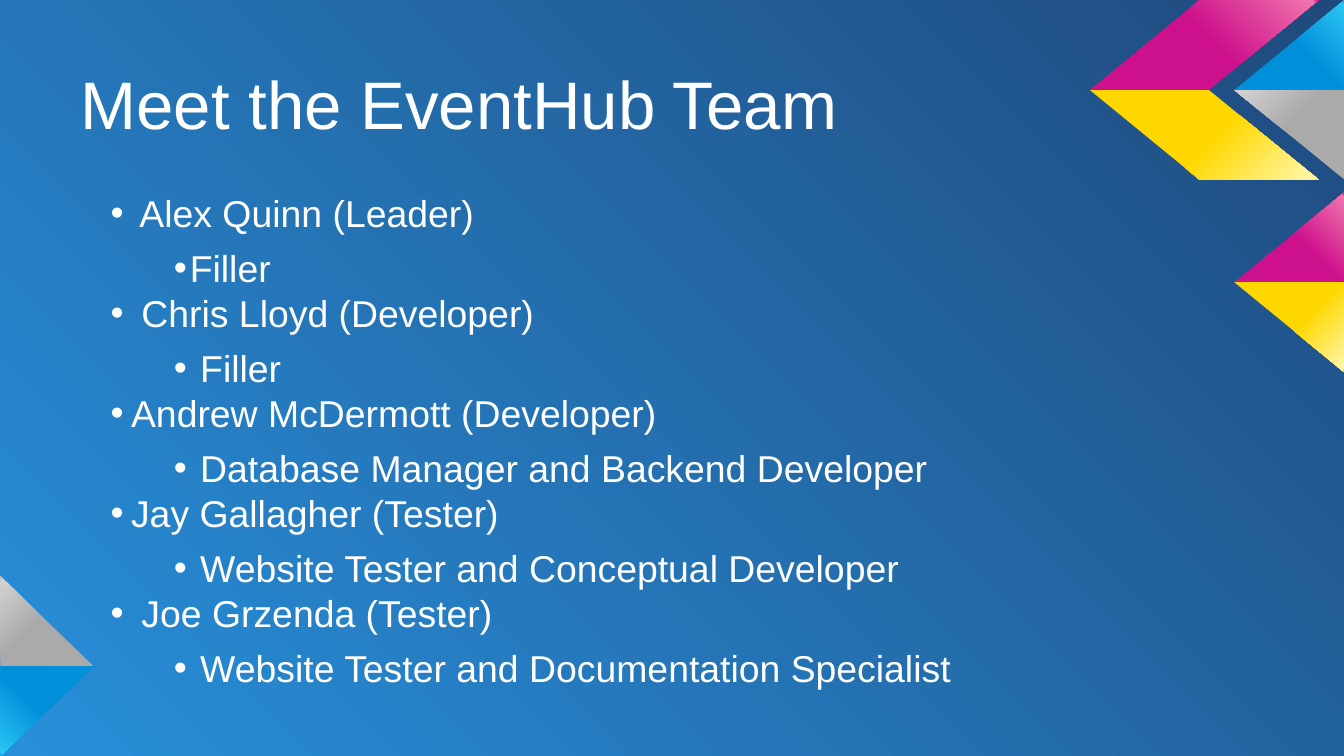
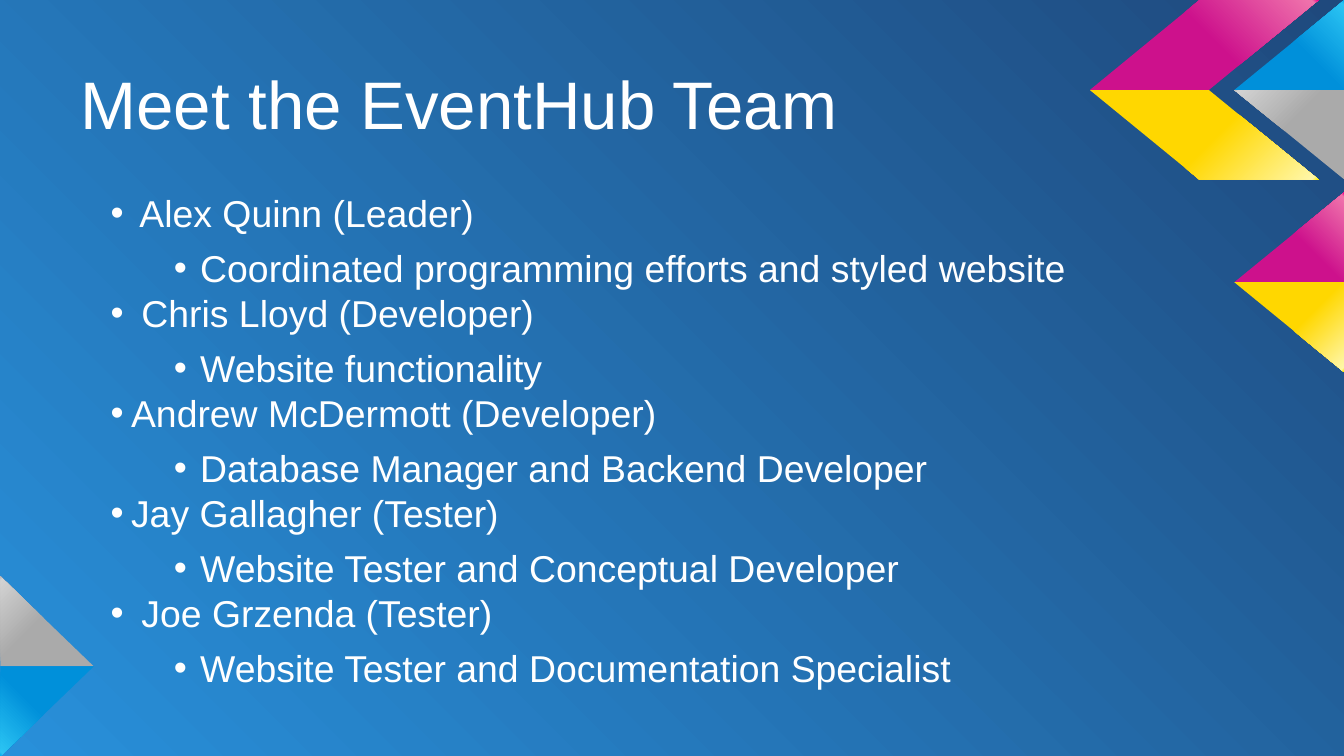
Before and after one commit to CS1530-G7/EventHub, a slide deck: slide 2 of private/doc/Final Presentation.pptx. Drawn at 1344x756 pixels with LibreOffice and Linux fonts; fonts in the diff are those of the drawing. Boxes give left, top, right and bottom in pixels: in the first picture for what was removed or moved away, otherwise in the second. Text is boxed around its words. In the diff, an @@ line names an element or a change of style, - is before the commit and + after.

```diff
--- a/private/doc/Final Presentation.pptx
+++ b/private/doc/Final Presentation.pptx
@@ text at [200,255,1066,290]: text changed @@
-  • Filler
+  • Coordinated programming efforts and styled website
@@ text at [200,355,542,390]: text changed @@
-  • Filler
+  • Website functionality
```
Also in this commit, not shown: 1 other slide changed, 1 slide added.
